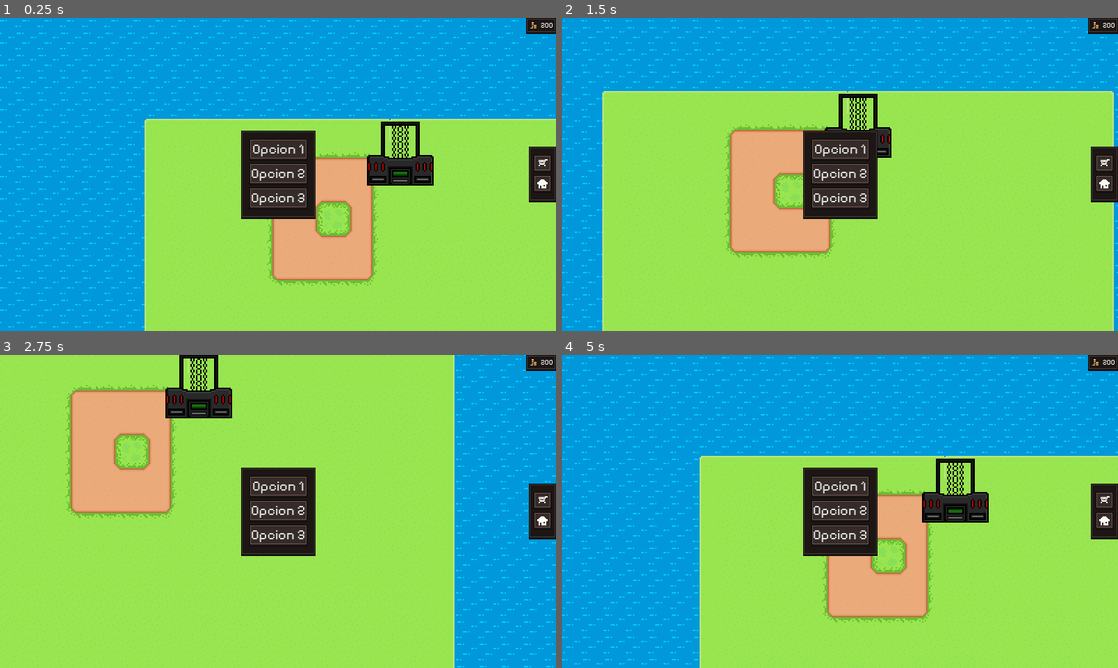
Above: before the commit, frames 1-4 (two rows, left to right).
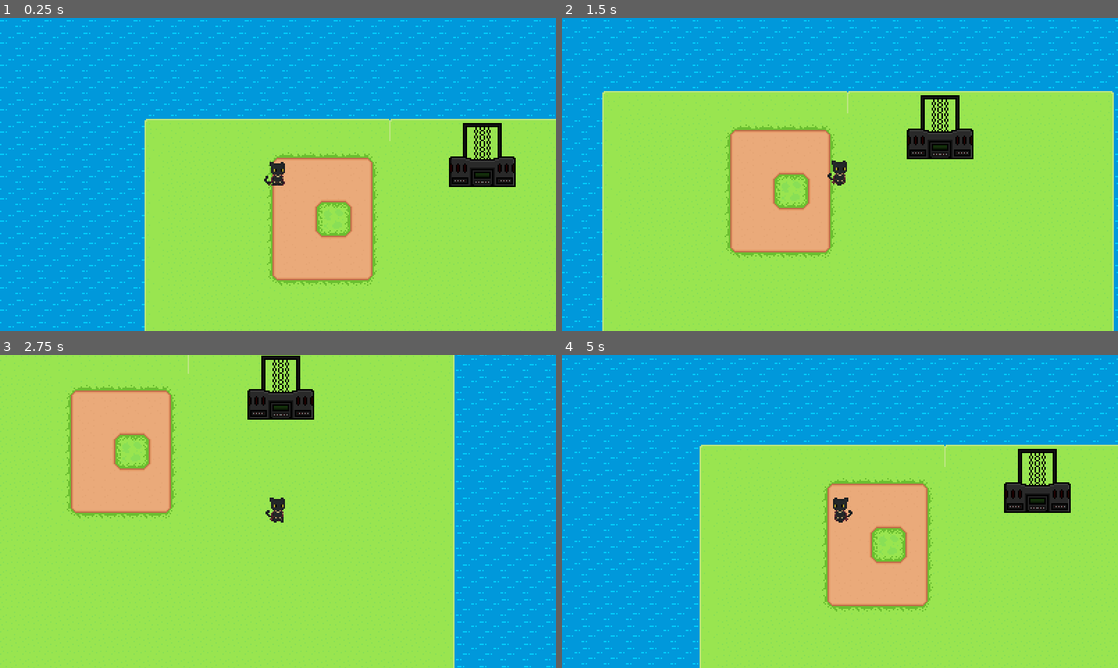
Above: after the commit, the same moments.

Repository: WarriorGW/Steamation
Game: Godot game, scene res://Scenes/Game.tscn
Same seed, same stepped clock (60 frames per second), same inputs: the game is played once before the commit and once after it.
Inputs:
- Up to frame 1 (0.25 s): no input
- Up to frame 2 (1.5 s): hold D (right) 0.53-1.28 s; hold S (down) from 1.28 s (still down)
- Up to frame 3 (2.75 s): release S (down) at 2.03 s; hold D (right) from 2.03 s (still down)
- Up to frame 4 (5 s): release D (right) at 2.78 s; hold W (up) 2.78-3.53 s; hold A (left) from 3.53 s (still down)

The runs differ from the first frame. In frame 1, 7.8% of the frame differs, in the area x 43-100%, y 0-65%; in frame 2, 7.0%; in frame 3, 7.8%; in frame 4, 18%, in the area x 0-100%, y 0-99%.

Commit message:
Init Machine scenes

Diff:
--- a/Scenes/Game.tscn
+++ b/Scenes/Game.tscn
@@ -1,9 +1,9 @@
-[gd_scene load_steps=13 format=4 uid="uid://dcb35jyyypes"]
+[gd_scene load_steps=11 format=4 uid="uid://dcb35jyyypes"]
 
 [ext_resource type="PackedScene" uid="uid://op2vgs332sl1" path="res://Scenes/Player.tscn" id="1_iukft"]
 [ext_resource type="Texture2D" uid="uid://cj4ej34syadoc" path="res://Assets/Tileset/BgWaterAlternative.png" id="3_b2bpf"]
 [ext_resource type="Texture2D" uid="uid://ch8bqb0odkth7" path="res://Assets/Tileset/MainGroundAlternative.png" id="3_j5yw3"]
-[ext_resource type="Texture2D" uid="uid://c6ji1awg2ly4k" path="res://Assets/Machines/Drill.png" id="4_b2bpf"]
+[ext_resource type="PackedScene" uid="uid://djjntmxsrmdje" path="res://Scenes/Machine.tscn" id="4_b2bpf"]
 [ext_resource type="PackedScene" uid="uid://bp2kqfg5wtgjn" path="res://Scenes/inGameUI.tscn" id="5_b2bpf"]
 
 [sub_resource type="TileSetAtlasSource" id="TileSetAtlasSource_7lihs"]
@@ -132,21 +132,6 @@
 sources/1 = SubResource("TileSetAtlasSource_j5yw3")
 sources/0 = SubResource("TileSetAtlasSource_b2bpf")
 
-[sub_resource type="TileSetAtlasSource" id="TileSetAtlasSource_fgofq"]
-texture = ExtResource("4_b2bpf")
-0:0/size_in_atlas = Vector2i(3, 3)
-0:0/animation_columns = 4
-0:0/animation_speed = 5.0
-0:0/animation_frame_0/duration = 1.0
-0:0/animation_frame_1/duration = 1.0
-0:0/animation_frame_2/duration = 1.0
-0:0/animation_frame_3/duration = 1.0
-0:0/0 = 0
-
-[sub_resource type="TileSet" id="TileSet_2irst"]
-physics_layer_0/collision_layer = 1
-sources/0 = SubResource("TileSetAtlasSource_fgofq")
-
 [node name="Game" type="Node2D"]
 
 [node name="Player" parent="." instance=ExtResource("1_iukft")]
@@ -167,11 +152,10 @@
 tile_map_data = PackedByteArray("AAD8/wEAAQACAAEAAAD9/wEAAQACAAEAAAD+/wEAAQACAAEAAAD//wEAAQAHAAEAAAAAAAEAAQAIAAEAAAAAAA …(6176 unchanged characters)…
 tile_set = SubResource("TileSet_kldst")
 
-[node name="Machinery" type="TileMapLayer" parent="Tilemaps"]
-y_sort_enabled = true
-tile_map_data = PackedByteArray("AAAFAP7/AAAAAAAAAAAFAP//AAAAAAEAAAAFAAAAAAAAAAIAAAAGAP7/AAABAAAAAAAGAP//AAABAAEAAAAGAAAAAAABAAIAAAAHAP7/AAACAAAAAAAHAP//AAACAAEAAAAHAAAAAAACAAIAAAA=")
-tile_set = SubResource("TileSet_2irst")
+[node name="Machine" parent="." instance=ExtResource("4_b2bpf")]
+position = Vector2(147, -23)
 
 [node name="CanvasLayer" type="CanvasLayer" parent="."]
+visible = false
 
 [node name="UI" parent="CanvasLayer" instance=ExtResource("5_b2bpf")]
--- a/Scenes/Machine.tscn
+++ b/Scenes/Machine.tscn
@@ -1,6 +1,13 @@
-[gd_scene load_steps=9 format=3 uid="uid://djjntmxsrmdje"]
+[gd_scene load_steps=11 format=3 uid="uid://djjntmxsrmdje"]
 
+[ext_resource type="Script" uid="uid://dlfgut3lnl2wq" path="res://Scenes/machine.gd" id="1_7iaox"]
 [ext_resource type="Texture2D" uid="uid://c6ji1awg2ly4k" path="res://Assets/Machines/Drill.png" id="1_ovuu0"]
+
+[sub_resource type="RectangleShape2D" id="RectangleShape2D_ovuu0"]
+size = Vector2(56, 30)
+
+[sub_resource type="RectangleShape2D" id="RectangleShape2D_7iaox"]
+size = Vector2(48, 22)
 
 [sub_resource type="AtlasTexture" id="AtlasTexture_7iaox"]
 atlas = ExtResource("1_ovuu0")
@@ -50,20 +57,22 @@
 "speed": 5.0
 }]
 
-[sub_resource type="RectangleShape2D" id="RectangleShape2D_ovuu0"]
-size = Vector2(48, 22)
+[node name="Machine" type="Node2D"]
+script = ExtResource("1_7iaox")
 
-[node name="Machine" type="Node2D"]
+[node name="Area2D" type="Area2D" parent="."]
+
+[node name="CollisionShape2D" type="CollisionShape2D" parent="Area2D"]
+position = Vector2(0, 13)
+shape = SubResource("RectangleShape2D_ovuu0")
+
+[node name="StaticBody2D" type="StaticBody2D" parent="."]
+
+[node name="CollisionShape2D" type="CollisionShape2D" parent="StaticBody2D"]
+position = Vector2(0, 13)
+shape = SubResource("RectangleShape2D_7iaox")
 
 [node name="AnimatedSprite2D" type="AnimatedSprite2D" parent="."]
 sprite_frames = SubResource("SpriteFrames_ah1v6")
 animation = &"idle"
 autoplay = "idle"
-
-[node name="CollisionShape2D" type="CollisionShape2D" parent="."]
-position = Vector2(0, 13)
-shape = SubResource("RectangleShape2D_ovuu0")
-
-[node name="PanelContainer" type="PanelContainer" parent="."]
-offset_right = 4.0
-offset_bottom = 6.0
--- a/Scenes/Player.tscn
+++ b/Scenes/Player.tscn
@@ -126,7 +126,7 @@
 [sub_resource type="RectangleShape2D" id="RectangleShape2D_rpqav"]
 size = Vector2(8, 7)
 
-[node name="Player" type="CharacterBody2D"]
+[node name="Player" type="CharacterBody2D" groups=["Player"]]
 script = ExtResource("1_kyqiw")
 metadata/_edit_group_ = true
 
--- /dev/null
+++ b/Scenes/machine.gd
@@ -0,0 +1,30 @@
+extends Node2D
+
+signal player_entered(machine)
+signal player_exited(machine)
+
+@onready var area: Area2D = $Area2D
+
+var production_time = 5.0
+var timer = 0.0
+var output = 0
+var is_working = false
+
+# Called when the node enters the scene tree for the first time.
+func _ready() -> void:
+	area.body_entered.connect(_on_body_entered)
+	area.body_exited.connect(_on_body_exited)
+
+func _on_body_entered(body):
+	if body.is_in_group("Player"):
+		emit_signal("player_entered", self)
+		print("Jugador cerca!")
+
+func _on_body_exited(body):
+	if body.is_in_group("Player"):
+		emit_signal("player_exited", self)
+		print("Jugador se alejó!")
+
+# Called every frame. 'delta' is the elapsed time since the previous frame.
+func _process(delta: float) -> void:
+	pass
Not shown, added: Scenes/machine.gd.uid
